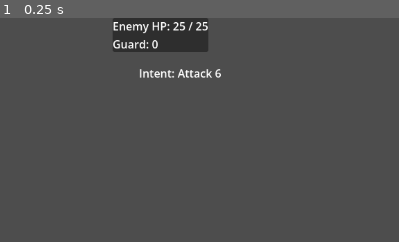
Above: before the commit, frame 1.
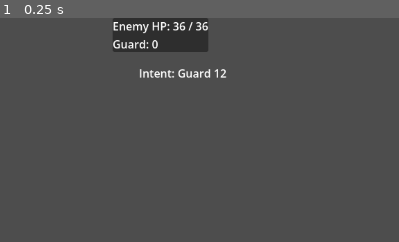
Above: after the commit, the same moment.

Repository: Bbran4/TheThroneThatBreathes
Game: Godot game, scene res://scenes/CombatTest.tscn
Two runs of this game, one before a commit and one after it. Both use one fixed random seed, a clock stepped at 60 frames per second and the inputs below.
Inputs:
- Up to frame 1 (0.25 s): no input
The pictures show only the part of the screen within x 30-80%, y 0-50%; the shares and areas given below are measured in that part.

The runs differ from the first frame. In frame 1, 0.4% of the frame differs, in the area x 43-57%, y 1-27%.

Commit message:
Enemy stats

Diff:
--- a/resources/cards/test/Cleave.tres
+++ b/resources/cards/Cleave.tres
@@ -1,13 +1,14 @@
 [gd_resource type="Resource" script_class="CardData" format=3 uid="uid://bg3w4evgqg7n4"]
 
-[ext_resource type="Script" uid="uid://c6v6cyclnv500" path="res://scripts/combat/CardData.gd" id="1_prnu8"]
+[ext_resource type="Script" uid="uid://c6v6cyclnv500" path="res://scripts/combat/CardData.gd" id="1_at3r1"]
 
 [resource]
-script = ExtResource("1_prnu8")
+script = ExtResource("1_at3r1")
 card_name = "Cleave"
 description = "Deal 8 damage.
 Requires: Even"
-dice_requirement_type = 3
+dice_requirement_type = 4
+required_die_value = 2
 base_damage = 8
 can_target_enemy = true
 metadata/_custom_type_script = "uid://c6v6cyclnv500"
--- a/resources/cards/test/Execution.tres
+++ b/resources/cards/Execution.tres
@@ -1,14 +1,14 @@
 [gd_resource type="Resource" script_class="CardData" format=3 uid="uid://chjeca26whnm"]
 
-[ext_resource type="Script" uid="uid://c6v6cyclnv500" path="res://scripts/combat/CardData.gd" id="1_8yawm"]
+[ext_resource type="Script" uid="uid://c6v6cyclnv500" path="res://scripts/combat/CardData.gd" id="1_8s2ou"]
 
 [resource]
-script = ExtResource("1_8yawm")
+script = ExtResource("1_8s2ou")
 card_name = "Execution"
 description = "Deal 15 damage.
 Requires: EXACT 6"
-dice_required = 6
-dice_requirement_type = 2
+dice_requirement_type = 3
+required_die_value = 6
 base_damage = 15
 can_target_enemy = true
 metadata/_custom_type_script = "uid://c6v6cyclnv500"
--- a/resources/cards/test/PrecisionGuard.tres
+++ b/resources/cards/PrecisionGuard.tres
@@ -1,14 +1,14 @@
 [gd_resource type="Resource" script_class="CardData" format=3 uid="uid://b85ava5av40jk"]
 
-[ext_resource type="Script" uid="uid://c6v6cyclnv500" path="res://scripts/combat/CardData.gd" id="1_r63wa"]
+[ext_resource type="Script" uid="uid://c6v6cyclnv500" path="res://scripts/combat/CardData.gd" id="1_47x4n"]
 
 [resource]
-script = ExtResource("1_r63wa")
+script = ExtResource("1_47x4n")
 card_name = "Precision Guard"
 description = "Gain 10 guard.
 Requires: EXACT 2"
 card_type = 1
-dice_required = 2
-dice_requirement_type = 2
+dice_requirement_type = 3
+required_die_value = 2
 can_target_self = true
 metadata/_custom_type_script = "uid://c6v6cyclnv500"
--- a/resources/cards/test/QuickJab.tres
+++ b/resources/cards/QuickJab.tres
@@ -1,15 +1,15 @@
 [gd_resource type="Resource" script_class="CardData" format=3 uid="uid://bvw6exk2jecjx"]
 
-[ext_resource type="Script" uid="uid://c6v6cyclnv500" path="res://scripts/combat/CardData.gd" id="1_1gk77"]
+[ext_resource type="Script" uid="uid://c6v6cyclnv500" path="res://scripts/combat/CardData.gd" id="1_v7n4o"]
 
 [resource]
-script = ExtResource("1_1gk77")
+script = ExtResource("1_v7n4o")
 card_name = "Quick Jab"
 description = "Deal 4 damage.
 Draw 1 card.
 Requires: 3 or less"
-dice_required = 3
-dice_requirement_type = 1
+dice_requirement_type = 2
+required_die_value = 3
 base_damage = 4
 cards_to_draw = 1
 can_target_enemy = true
--- /dev/null
+++ b/resources/cards/enemies/Bite.tres
@@ -0,0 +1,13 @@
+[gd_resource type="Resource" script_class="CardData" format=3 uid="uid://dykohbf2ijjbm"]
+
+[ext_resource type="Script" uid="uid://c6v6cyclnv500" path="res://scripts/combat/CardData.gd" id="1_87oil"]
+
+[resource]
+script = ExtResource("1_87oil")
+card_name = "Bite"
+description = "Damage: 5
+Dice: Any
+Target enemy: true"
+base_damage = 5
+can_target_enemy = true
+metadata/_custom_type_script = "uid://c6v6cyclnv500"
--- /dev/null
+++ b/resources/cards/enemies/BoneKnife.tres
@@ -0,0 +1,13 @@
+[gd_resource type="Resource" script_class="CardData" format=3 uid="uid://b8c7o4bktd234"]
+
+[ext_resource type="Script" uid="uid://c6v6cyclnv500" path="res://scripts/combat/CardData.gd" id="1_cuw34"]
+
+[resource]
+script = ExtResource("1_cuw34")
+card_name = "Bone Knife"
+description = "Damage: 6
+Dice: Any
+Target enemy: true"
+base_damage = 6
+can_target_enemy = true
+metadata/_custom_type_script = "uid://c6v6cyclnv500"
--- /dev/null
+++ b/resources/cards/enemies/ChantingGuard.tres
@@ -0,0 +1,14 @@
+[gd_resource type="Resource" script_class="CardData" format=3 uid="uid://bbwh6hfhnwyuk"]
+
+[ext_resource type="Script" uid="uid://c6v6cyclnv500" path="res://scripts/combat/CardData.gd" id="1_j60fi"]
+
+[resource]
+script = ExtResource("1_j60fi")
+card_name = "Chanting Guard"
+description = "Guard: 7
+Dice: Any
+Target self: true"
+card_type = 1
+base_guard = 7
+can_target_self = true
+metadata/_custom_type_script = "uid://c6v6cyclnv500"
--- /dev/null
+++ b/resources/cards/enemies/Claw.tres
@@ -0,0 +1,15 @@
+[gd_resource type="Resource" script_class="CardData" format=3 uid="uid://dcf3m8olk7a1g"]
+
+[ext_resource type="Script" uid="uid://c6v6cyclnv500" path="res://scripts/combat/CardData.gd" id="1_4nm0v"]
+
+[resource]
+script = ExtResource("1_4nm0v")
+card_name = "Claw"
+description = "Damage: 8
+Dice: 4+
+Target enemy: true"
+dice_required = 4
+dice_requirement_type = 1
+base_damage = 8
+can_target_enemy = true
+metadata/_custom_type_script = "uid://c6v6cyclnv500"
--- /dev/null
+++ b/resources/cards/enemies/DarkPrayer.tres
@@ -0,0 +1,18 @@
+[gd_resource type="Resource" script_class="CardData" format=3 uid="uid://q086nkypn0m1"]
+
+[ext_resource type="Script" uid="uid://c6v6cyclnv500" path="res://scripts/combat/CardData.gd" id="1_y0h0s"]
+
+[resource]
+script = ExtResource("1_y0h0s")
+card_name = "Dark Prayer"
+description = "Draw 1 card
+Guard: 3
+Dice: 3 or lower
+Target self: true"
+card_type = 2
+dice_required = 3
+dice_requirement_type = 2
+base_guard = 3
+cards_to_draw = 1
+can_target_enemy = true
+metadata/_custom_type_script = "uid://c6v6cyclnv500"
--- /dev/null
+++ b/resources/cards/enemies/HeavyCleave.tres
@@ -0,0 +1,15 @@
+[gd_resource type="Resource" script_class="CardData" format=3 uid="uid://60clvp01nrlb"]
+
+[ext_resource type="Script" uid="uid://c6v6cyclnv500" path="res://scripts/combat/CardData.gd" id="1_waxys"]
+
+[resource]
+script = ExtResource("1_waxys")
+card_name = "Heavy Cleave"
+description = "Damage: 13
+Dice: 5+
+Target enemy: true"
+dice_required = 5
+dice_requirement_type = 1
+base_damage = 13
+can_target_enemy = true
+metadata/_custom_type_script = "uid://c6v6cyclnv500"
--- /dev/null
+++ b/resources/cards/enemies/Rustblade.tres
@@ -0,0 +1,13 @@
+[gd_resource type="Resource" script_class="CardData" format=3 uid="uid://dooes0fcekh4w"]
+
+[ext_resource type="Script" uid="uid://c6v6cyclnv500" path="res://scripts/combat/CardData.gd" id="1_djanf"]
+
+[resource]
+script = ExtResource("1_djanf")
+card_name = "Rustblade"
+description = "Damage: 7
+Dice: Any
+Target enemy: true"
+base_damage = 7
+can_target_enemy = true
+metadata/_custom_type_script = "uid://c6v6cyclnv500"
--- /dev/null
+++ b/resources/cards/enemies/ShieldWall.tres
@@ -0,0 +1,14 @@
+[gd_resource type="Resource" script_class="CardData" format=3 uid="uid://fpcubyocjj4x"]
+
+[ext_resource type="Script" uid="uid://c6v6cyclnv500" path="res://scripts/combat/CardData.gd" id="1_lvcw2"]
+
+[resource]
+script = ExtResource("1_lvcw2")
+card_name = "Shield Wall"
+description = "Guard: 10
+Dice: Any
+Target self: true"
+card_type = 1
+base_guard = 10
+can_target_self = true
+metadata/_custom_type_script = "uid://c6v6cyclnv500"
--- /dev/null
+++ b/resources/enemies/CrownboundGuardStats.tres
@@ -0,0 +1,11 @@
+[gd_resource type="Resource" script_class="CharacterStats" format=3 uid="uid://c230eqyqxmn0i"]
+
+[ext_resource type="Script" uid="uid://c04oea2ycr8hr" path="res://scripts/combat/CharacterStats.gd" id="1_3t2lh"]
+
+[resource]
+script = ExtResource("1_3t2lh")
+max_hp = 36
+dice_count = 2
+power = 1
+guard = 2
+metadata/_custom_type_script = "uid://c04oea2ycr8hr"
--- /dev/null
+++ b/resources/enemies/HollowAcolyteStats.tres
@@ -0,0 +1,10 @@
+[gd_resource type="Resource" script_class="CharacterStats" format=3 uid="uid://c0epol8boxooy"]
+
+[ext_resource type="Script" uid="uid://c04oea2ycr8hr" path="res://scripts/combat/CharacterStats.gd" id="1_1ymyo"]
+
+[resource]
+script = ExtResource("1_1ymyo")
+max_hp = 28
+dice_count = 2
+guard = 1
+metadata/_custom_type_script = "uid://c04oea2ycr8hr"
--- /dev/null
+++ b/resources/enemies/RotWolfStats.tres
@@ -0,0 +1,9 @@
+[gd_resource type="Resource" script_class="CharacterStats" format=3 uid="uid://nvhpyf5ynn16"]
+
+[ext_resource type="Script" uid="uid://c04oea2ycr8hr" path="res://scripts/combat/CharacterStats.gd" id="1_wwlxl"]
+
+[resource]
+script = ExtResource("1_wwlxl")
+max_hp = 22
+dice_count = 2
+metadata/_custom_type_script = "uid://c04oea2ycr8hr"
--- a/resources/test/EnemyStats.tres
+++ b/resources/test/EnemyStats.tres
@@ -4,6 +4,6 @@
 
 [resource]
 script = ExtResource("1_uvwl0")
-max_hp = 25
+max_hp = 22
 dice_count = 2
 metadata/_custom_type_script = "uid://c04oea2ycr8hr"
--- a/scenes/CombatTest.tscn
+++ b/scenes/CombatTest.tscn
@@ -3,29 +3,32 @@
 [ext_resource type="Script" uid="uid://ccwada60nx028" path="res://scripts/combat/CombatTest.gd" id="1_aa5v2"]
 [ext_resource type="Script" uid="uid://ca0wwrvp3wqly" path="res://scripts/combat/CombatManager.gd" id="2_84fr5"]
 [ext_resource type="Resource" uid="uid://ckuoywb7m42ga" path="res://resources/test/PlayerStats.tres" id="2_mvvgd"]
+[ext_resource type="Resource" uid="uid://c230eqyqxmn0i" path="res://resources/enemies/CrownboundGuardStats.tres" id="3_ifsdk"]
 [ext_resource type="Script" uid="uid://cui60d7oj1du7" path="res://scripts/combat/PlayerCombatant.gd" id="3_psff3"]
-[ext_resource type="Resource" uid="uid://b3505qhy4nypm" path="res://resources/test/EnemyStats.tres" id="3_qqmgp"]
 [ext_resource type="Script" uid="uid://c6v6cyclnv500" path="res://scripts/combat/CardData.gd" id="4_8equi"]
 [ext_resource type="Script" uid="uid://lmhct1c1dyfj" path="res://scripts/combat/EnemyCombatant.gd" id="4_uvkbr"]
-[ext_resource type="Resource" uid="uid://dwtgw0nqbdy5p" path="res://resources/cards/test/Strike.tres" id="5_2nakn"]
-[ext_resource type="Resource" uid="uid://clbraadrbyb5u" path="res://resources/cards/test/Guard.tres" id="6_e14ux"]
-[ext_resource type="Resource" uid="uid://cjbc63iwfx7it" path="res://resources/cards/test/HeavyBlow.tres" id="7_qf82r"]
-[ext_resource type="Resource" uid="uid://bvw6exk2jecjx" path="res://resources/cards/test/QuickJab.tres" id="8_5tqi3"]
-[ext_resource type="Resource" uid="uid://bg3w4evgqg7n4" path="res://resources/cards/test/Cleave.tres" id="9_xve5x"]
-[ext_resource type="Resource" uid="uid://chjeca26whnm" path="res://resources/cards/test/Execution.tres" id="10_28vxc"]
-[ext_resource type="Resource" uid="uid://b85ava5av40jk" path="res://resources/cards/test/PrecisionGuard.tres" id="11_bugva"]
+[ext_resource type="Resource" uid="uid://dwtgw0nqbdy5p" path="res://resources/cards/Strike.tres" id="5_2nakn"]
+[ext_resource type="Resource" uid="uid://clbraadrbyb5u" path="res://resources/cards/Guard.tres" id="6_e14ux"]
+[ext_resource type="Resource" uid="uid://cjbc63iwfx7it" path="res://resources/cards/HeavyBlow.tres" id="7_qf82r"]
+[ext_resource type="Resource" uid="uid://bvw6exk2jecjx" path="res://resources/cards/QuickJab.tres" id="8_5tqi3"]
+[ext_resource type="Resource" uid="uid://bg3w4evgqg7n4" path="res://resources/cards/Cleave.tres" id="9_xve5x"]
+[ext_resource type="Resource" uid="uid://chjeca26whnm" path="res://resources/cards/Execution.tres" id="10_28vxc"]
+[ext_resource type="Resource" uid="uid://b85ava5av40jk" path="res://resources/cards/PrecisionGuard.tres" id="11_bugva"]
 [ext_resource type="PackedScene" uid="uid://dhvfey22vpu1o" path="res://scenes/ui/CombatUI.tscn" id="11_qqmgp"]
 [ext_resource type="PackedScene" uid="uid://ciar7k28ykcld" path="res://scenes/ui/CardView.tscn" id="12_8equi"]
-[ext_resource type="Resource" uid="uid://c44i5167vmuk5" path="res://resources/cards/test/TwinStrike.tres" id="12_ifsdk"]
-[ext_resource type="Resource" uid="uid://wbp2t40kpxby" path="res://resources/cards/test/DarkRitual.tres" id="13_plbue"]
-[ext_resource type="Resource" uid="uid://bjd605pctd2tj" path="res://resources/cards/test/FateTwist.tres" id="14_xve5x"]
+[ext_resource type="Resource" uid="uid://c44i5167vmuk5" path="res://resources/cards/TwinStrike.tres" id="12_ifsdk"]
+[ext_resource type="Resource" uid="uid://wbp2t40kpxby" path="res://resources/cards/DarkRitual.tres" id="13_plbue"]
+[ext_resource type="Resource" uid="uid://bjd605pctd2tj" path="res://resources/cards/FateTwist.tres" id="14_xve5x"]
+[ext_resource type="Resource" uid="uid://fpcubyocjj4x" path="res://resources/cards/enemies/ShieldWall.tres" id="15_plbue"]
+[ext_resource type="Resource" uid="uid://dooes0fcekh4w" path="res://resources/cards/enemies/Rustblade.tres" id="16_1eg2t"]
+[ext_resource type="Resource" uid="uid://60clvp01nrlb" path="res://resources/cards/enemies/HeavyCleave.tres" id="17_qb3xo"]
 
 [node name="CombatTest" type="Node" unique_id=1986889536]
 script = ExtResource("1_aa5v2")
 player_stats = ExtResource("2_mvvgd")
-enemy_stats = ExtResource("3_qqmgp")
+enemy_stats = ExtResource("3_ifsdk")
 player_deck = Array[ExtResource("4_8equi")]([ExtResource("5_2nakn"), ExtResource("5_2nakn"), ExtResource("6_e14ux"), Ex …(195 unchanged characters)…
-enemy_deck = Array[ExtResource("4_8equi")]([ExtResource("5_2nakn"), ExtResource("5_2nakn"), ExtResource("6_e14ux")])
+enemy_deck = Array[ExtResource("4_8equi")]([ExtResource("15_plbue"), ExtResource("15_plbue"), ExtResource("16_1eg2t"), ExtResource("17_qb3xo")])
 
 [node name="CombatManager" type="Node" parent="." unique_id=1843945017]
 script = ExtResource("2_84fr5")
--- a/scripts/combat/CardData.gd
+++ b/scripts/combat/CardData.gd
@@ -16,6 +16,7 @@
 enum DiceRequirementType {
 	ANY,
 	MINIMUM_VALUE,
+	MAXIMUM_VALUE,
 	EXACT_VALUE,
 	EVEN,
 	ODD
@@ -57,14 +58,15 @@
 @export var can_target_self: bool = false
 
 func can_use_with_die(die_value: int) -> bool:
-	# Checks whether a single die is valid for a card.
-
 	match dice_requirement_type:
 		DiceRequirementType.ANY:
 			return true
 
 		DiceRequirementType.MINIMUM_VALUE:
 			return die_value >= required_die_value
+
+		DiceRequirementType.MAXIMUM_VALUE:
+			return die_value <= required_die_value
 
 		DiceRequirementType.EXACT_VALUE:
 			return die_value == required_die_value
--- a/scripts/combat/CombatTest.gd
+++ b/scripts/combat/CombatTest.gd
@@ -16,6 +16,8 @@
 @onready var player: PlayerCombatant = $PlayerCombatant
 @onready var enemy: EnemyCombatant = $EnemyCombatant
 @onready var combat_ui: CombatUI = $CanvasLayer/CombatUI
+
+@export var enemy_name: String = "Rot Wolf"
 
 func _ready() -> void:
 	# Validate exported data before starting combat.
@@ -38,7 +40,7 @@
 
 	# Setup combatants first.
 	player.setup(player_stats, player_deck)
-	enemy.setup_enemy("Rot Wolf", enemy_stats, enemy_deck)
+	enemy.setup_enemy(enemy_name, enemy_stats, enemy_deck)
 
 	# Then setup the manager.
 	combat_manager.setup_combat(player, enemy)
--- a/scripts/ui/CardView.gd
+++ b/scripts/ui/CardView.gd
@@ -133,6 +133,9 @@
 		CardData.DiceRequirementType.MINIMUM_VALUE:
 			return "🎲" + str(card.required_die_value) + "+"
 
+		CardData.DiceRequirementType.MAXIMUM_VALUE:
+			return "🎲≤" + str(card.required_die_value)
+
 		CardData.DiceRequirementType.EXACT_VALUE:
 			return "🎲" + str(card.required_die_value)
 
Renamed: resources/cards/test/DarkRitual.tres -> resources/cards/DarkRitual.tres
Renamed: resources/cards/test/FateTwist.tres -> resources/cards/FateTwist.tres
Renamed: resources/cards/test/Guard.tres -> resources/cards/Guard.tres
Renamed: resources/cards/test/HeavyBlow.tres -> resources/cards/HeavyBlow.tres
Renamed: resources/cards/test/Strike.tres -> resources/cards/Strike.tres
Renamed: resources/cards/test/TwinStrike.tres -> resources/cards/TwinStrike.tres
